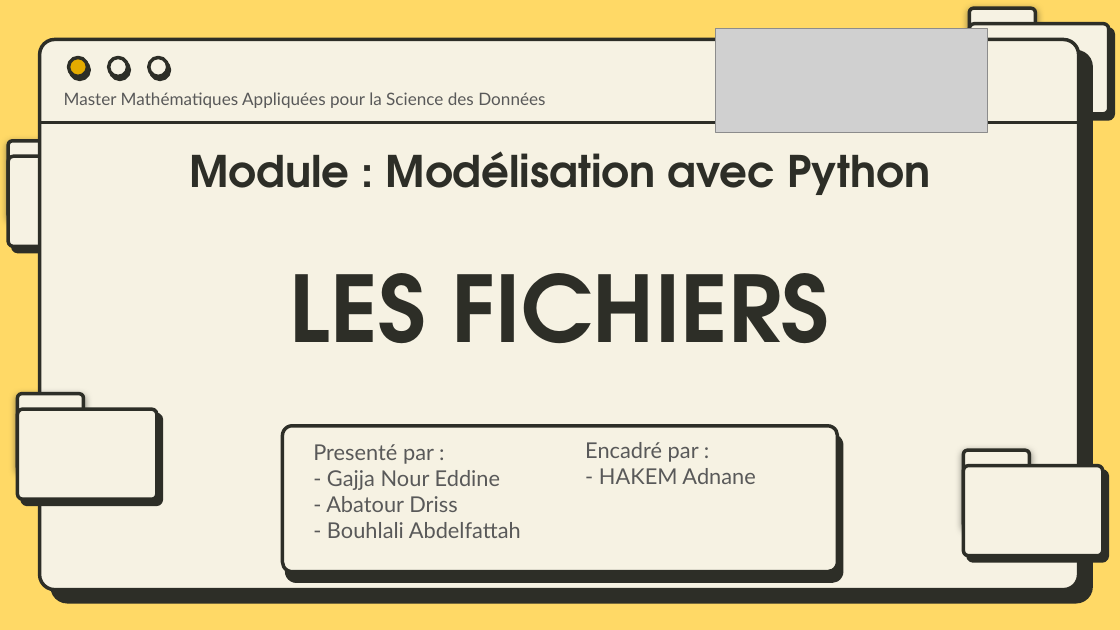
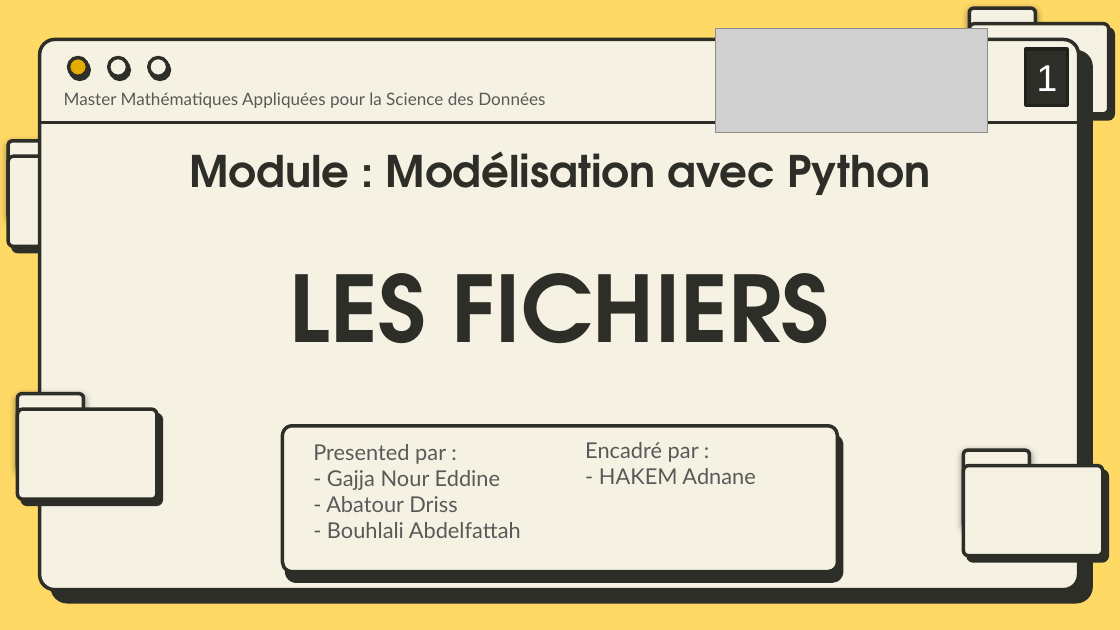
Before and after one commit to bydevmar/Master_MASD_FPO, a slide deck: slide 1 of SEMESTER 1/Modélisation avec Python/G- Fichiers/Manipulation des Fichiers.pptx. Drawn at 1120x630 pixels with LibreOffice and Linux fonts; fonts in the diff are those of the drawing; grey boxes stand for pictures. Boxes give left, top, right and bottom in pixels: in the first picture for what was removed or moved away, otherwise in the second. Text is boxed around its words. In the diff, an @@ line names an element or a change of style, - is before the commit and + after.

```diff
--- a/SEMESTER 1/Modélisation avec Python/G- Fichiers/Manipulation des Fichiers.pptx
+++ b/SEMESTER 1/Modélisation avec Python/G- Fichiers/Manipulation des Fichiers.pptx
@@ rectangle added at [1026,49,1067,105], fill #2D2E27, outline #21221D 2 pt, 24 pt, text #FFFFFF @@
+1
@@ subtitle at [313,444,446,464]: text changed @@
-Presenté par :
+Presented par :
```
Also in this commit, not shown: 34 other slides changed, 5 other files.
